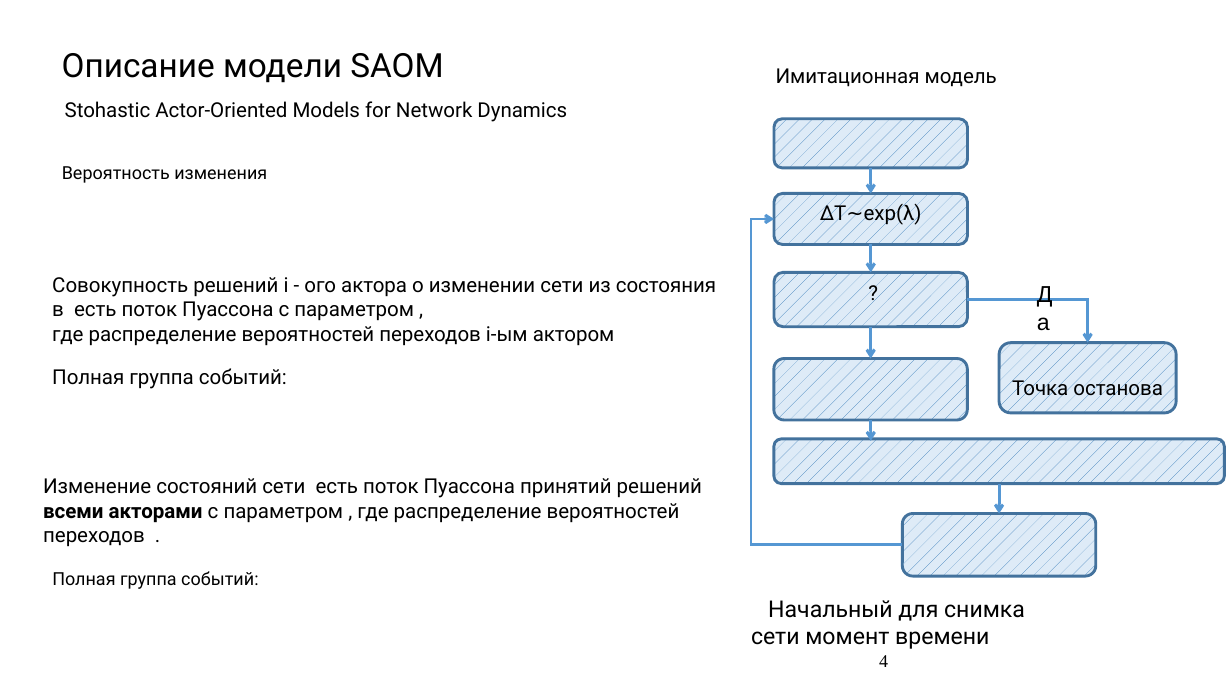
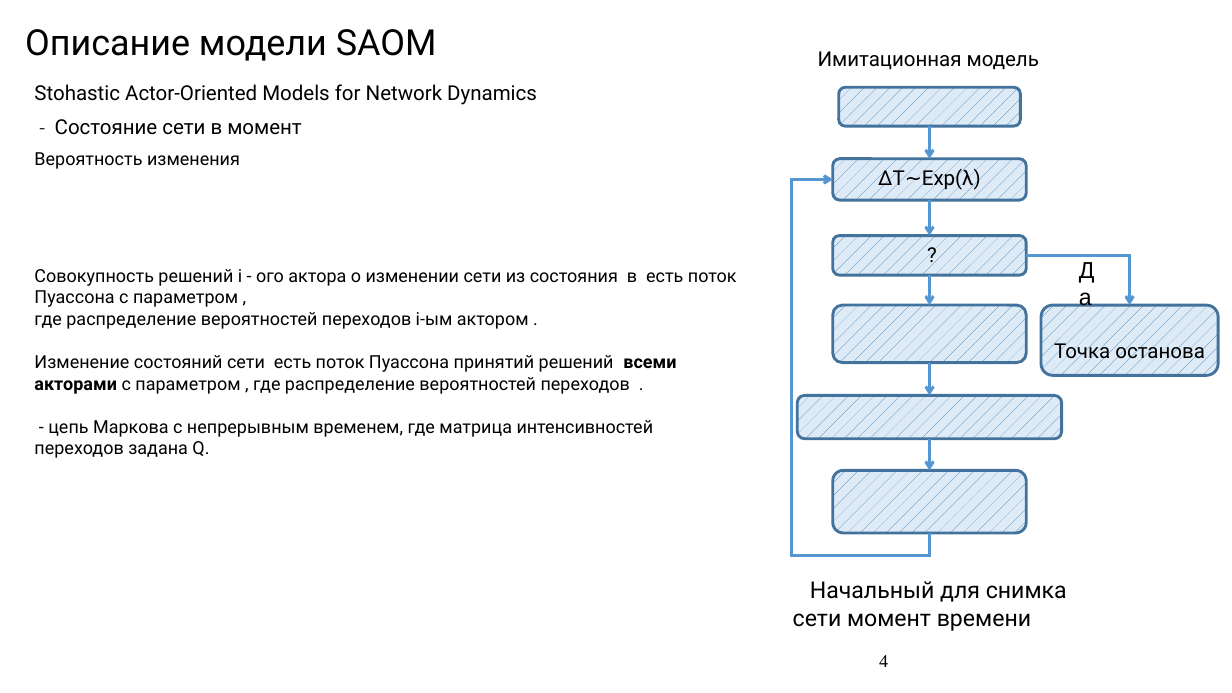
Before and after one commit to Amatikay/TermPaperSlides, a slide deck: slide 4 of SAOM_TermPaper.pptx. Drawn at 1232x693 pixels with LibreOffice and Linux fonts; fonts in the diff are those of the drawing. Boxes give left, top, right and bottom in pixels: in the first picture for what was removed or moved away, otherwise in the second. Text is boxed around its words. In the diff, an @@ line names an element or a change of style, - is before the commit and + after.

```diff
--- a/SAOM_TermPaper.pptx
+++ b/SAOM_TermPaper.pptx
@@ title "Описание модели SAOM": place and size @@
-title "Описание модели SAOM" at (62, 53, 444, 83)
+title "Описание модели SAOM" at (25, 29, 437, 61)
@@ title "Описание модели SAOM" at (25, 29, 437, 61): size 26 to 28 pt @@
@@ text "Имитационная модель": place and size @@
-text "Имитационная модель" at (776, 68, 997, 87)
+text "Имитационная модель" at (818, 51, 1039, 70)
@@ text "Stohastic Actor-Oriented Models for Network ...": place and size @@
-text "Stohastic Actor-Oriented Models for Network ..." at (65, 101, 567, 122)
+text "Stohastic Actor-Oriented Models for Network ..." at (34, 84, 537, 105)
@@ rounded rectangle: place and size @@
-rounded rectangle at (775, 119, 968, 168)
+rounded rectangle at (839, 87, 1021, 126)
@@ text added at (55, 119, 302, 135), 16 pt, text #000000 @@
+- Состояние сети в момент
@@ text "Вероятность изменения": place and size @@
-text "Вероятность изменения" at (62, 166, 267, 183)
+text "Вероятность изменения" at (34, 152, 240, 169)
@@ arrow moved from (871, 168) - (871, 193) to (930, 126) - (930, 159) @@
@@ elbow arrow moved from (903, 545) - (775, 219) to (930, 533) - (833, 179) @@
@@ rounded rectangle "ΔT∼Exp(λ)": place and size @@
-rounded rectangle "ΔT∼Exp(λ)" at (775, 193, 968, 244)
+rounded rectangle "ΔT∼Exp(λ)" at (833, 159, 1026, 201)
@@ text in rounded rectangle at (878, 166, 981, 191): text changed @@
-ΔT∼exp(λ)
+ΔT∼Exp(λ)
@@ arrow moved from (871, 245) - (871, 273) to (930, 201) - (930, 236) @@
@@ rounded rectangle "?": place and size @@
-rounded rectangle "?" at (775, 273, 968, 327)
+rounded rectangle "?" at (833, 236, 1026, 275)
@@ text "Совокупность решений i - ого ...": place and size @@
-text "Совокупность решений i - ого ..." at (52, 277, 716, 346)
+text "Совокупность решений i - ого ..." at (34, 269, 737, 458)
@@ text at (34, 269, 737, 307): size 16 to 14 pt in "Совокупность решений i - ого актора о ..." @@
@@ elbow arrow moved from (968, 299) - (1088, 343) to (1027, 255) - (1130, 305) @@
@@ text "Да": place and size @@
-text "Да" at (1028, 274, 1066, 299)
+text "Да" at (1070, 250, 1108, 275)
@@ arrow moved from (871, 327) - (871, 359) to (930, 275) - (930, 305) @@
@@ text at (34, 312, 676, 458): text changed; size 16 to 14 pt @@
-где распределение вероятностей переходов i-ым актором
+где распределение вероятностей переходов i-ым актором .
+Изменение состояний сети есть поток Пуассона принятий решений всеми акторами с параметром , где распределение вероятностей переходов .
+- цепь Маркова с непрерывным временем, где матрица интенсивностей переходов задана Q.
@@ rounded rectangle: place and size @@
-rounded rectangle at (775, 359, 968, 421)
+rounded rectangle at (833, 305, 1026, 362)
@@ rounded rectangle "Точка останова": place and size @@
-rounded rectangle "Точка останова" at (999, 343, 1177, 413)
+rounded rectangle "Точка останова" at (1042, 305, 1219, 375)
@@ text removed at (52, 368, 287, 389) @@
-Полная группа событий:
@@ arrow moved from (871, 421) - (871, 441) to (930, 362) - (930, 396) @@
@@ rounded rectangle: place and size @@
-rounded rectangle at (775, 439, 1226, 483)
+rounded rectangle at (798, 396, 1062, 439)
@@ arrow moved from (999, 483) - (999, 514) to (930, 439) - (930, 470) @@
@@ subtitle removed at (43, 478, 702, 547) @@
-Изменение состояний сети есть поток Пуассона принятий решений всеми акторами с параметром , где распределение вероятностей переходов .
@@ rounded rectangle: place and size @@
-rounded rectangle at (903, 514, 1096, 577)
+rounded rectangle at (833, 470, 1026, 533)
@@ text removed at (52, 571, 258, 589) @@
-Полная группа событий:
@@ text "Начальный для снимка сети момент ...": place and size @@
-text "Начальный для снимка сети момент ..." at (751, 600, 1025, 649)
+text "Начальный для снимка сети момент ..." at (793, 581, 1067, 631)
```
Also in this commit, not shown: 5 other slides changed, 1 slide added, 4 slides removed.
